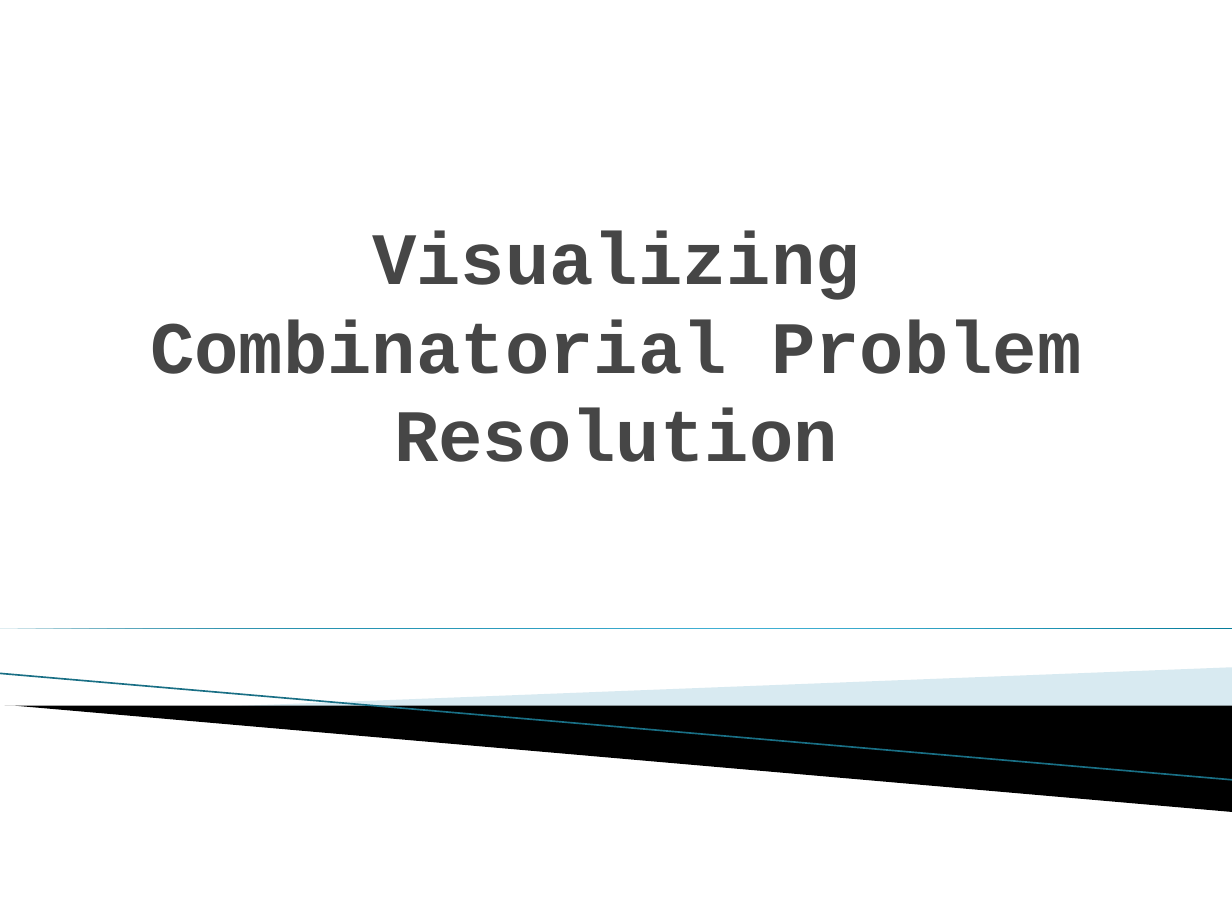
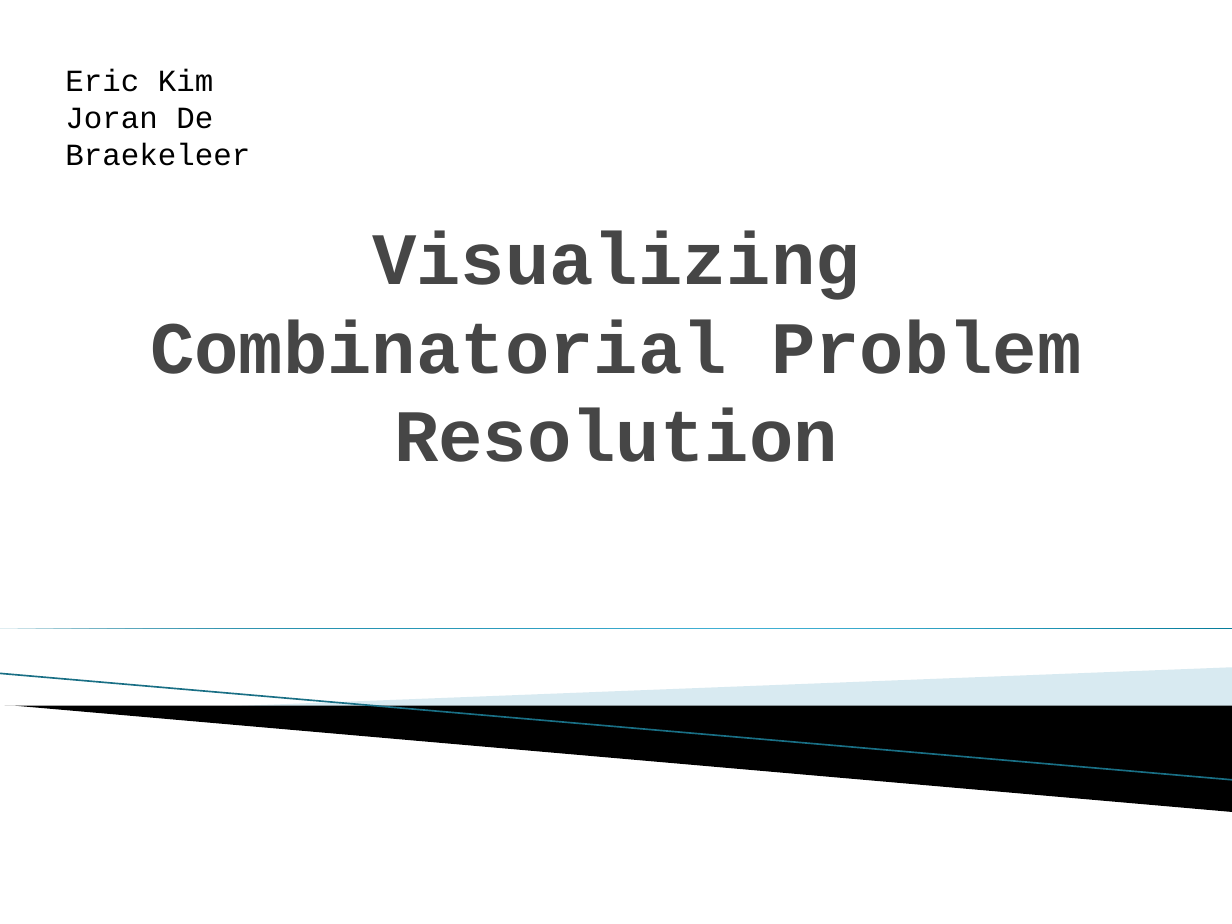
Before and after one commit to Mickaly13X/wv_project, a slide deck: slide 1 of Presentation.pptx. Drawn at 1232x924 pixels with LibreOffice and Linux fonts; fonts in the diff are those of the drawing; background and template pictures are left out. Boxes give left, top, right and bottom in pixels: in the first picture for what was removed or moved away, otherwise in the second. Text is boxed around its words. In the diff, an @@ line names an element or a change of style, - is before the commit and + after.

```diff
--- a/Presentation.pptx
+++ b/Presentation.pptx
@@ text added at [65, 69, 250, 166], 18 pt, text #000000 @@
+Eric Kim
+Joran De Braekeleer
```
Also in this commit, not shown: 2 other files.
